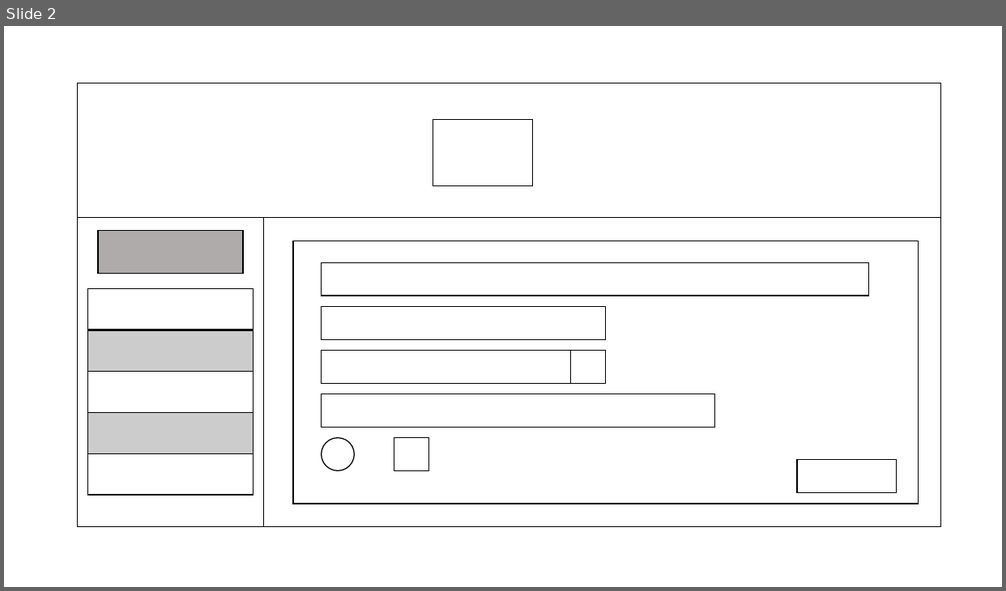
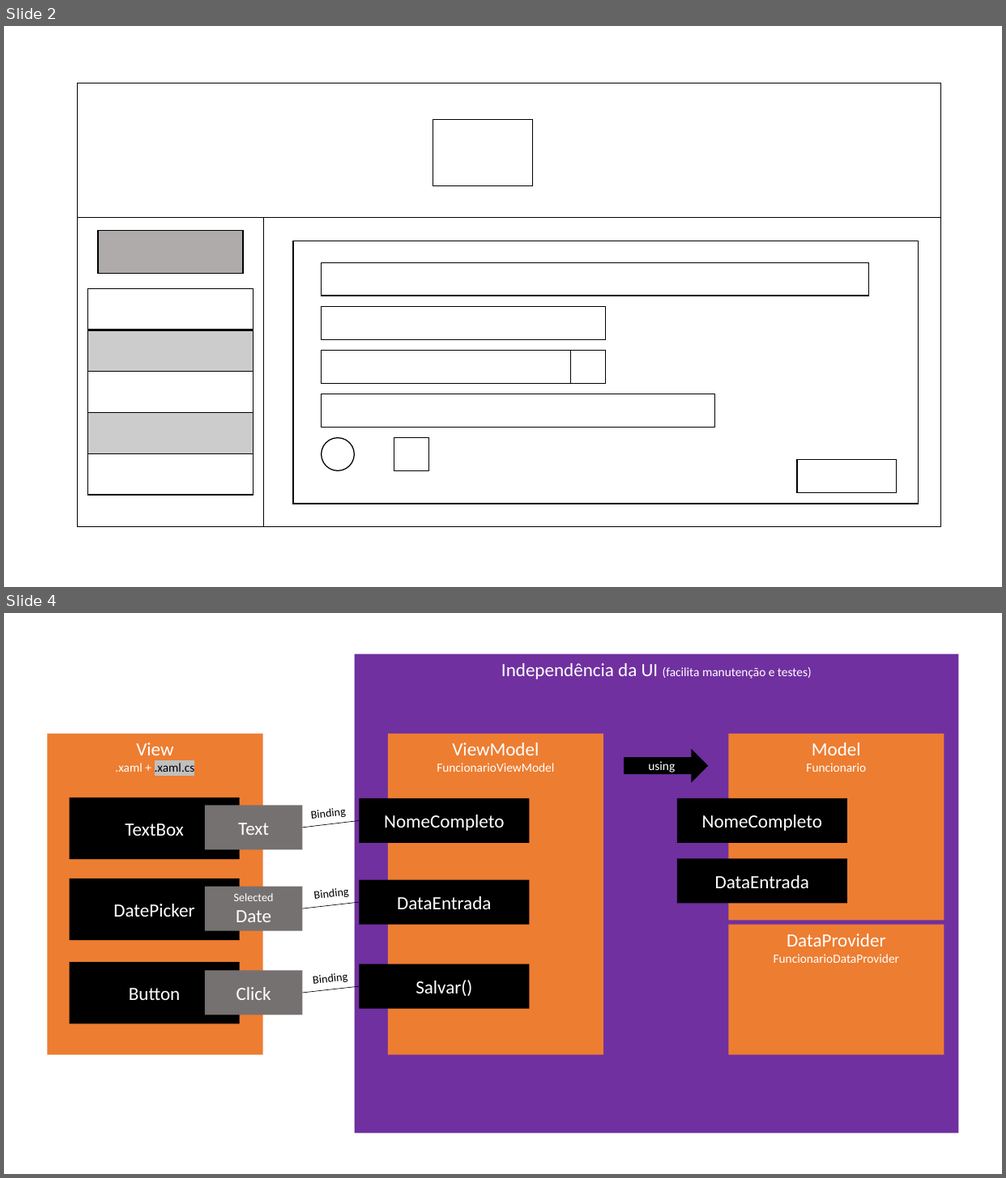
Before and after one commit to thigosilva/gestao_funcionarios_atividade, a slide deck: edu/prototipos/presentation.pptx. Shown one above the other, each under a label of ours: slide 2 before the commit, slides 2 and 4 after it; the slides between them are not shown. The pictures are 1006x591 and 1006x1178 pixels, drawn with LibreOffice and Linux fonts; fonts in the diff are those of the drawing. Boxes give left, top, right and bottom in pixels: in the first picture for what was removed or moved away, otherwise in the second. Text is boxed around its words. In the diff, an @@ line names an element or a change of style, - is before the commit and + after.

```diff
--- a/edu/prototipos/presentation.pptx
+++ b/edu/prototipos/presentation.pptx
@@ slide 4 added at <box>4,613,1002,1174</box>, background #FFFFFF @@
@@ rectangle added at <box>355,654,958,1133</box>, fill #7030A0, 12 pt, text #FFFFFF @@
+Independência da UI (facilita manutenção e testes)
@@ rectangle added at <box>48,734,263,1054</box>, fill #ED7D31, 12 pt, text #FFFFFF @@
+View
+.xaml + .xaml.cs
@@ rectangle added at <box>388,734,603,1054</box>, fill #ED7D31, 12 pt, text #FFFFFF @@
+ViewModel
+FuncionarioViewModel
@@ rectangle added at <box>729,734,944,920</box>, fill #ED7D31, 12 pt, text #FFFFFF @@
+Model
+Funcionario
@@ right arrow added at <box>624,748,709,782</box>, fill #000000, 12 pt, text #FFFFFF @@
+using
@@ rectangle added at <box>359,798,530,844</box>, fill #000000, 18 pt, text #FFFFFF @@
+NomeCompleto
@@ rectangle added at <box>677,798,848,844</box>, fill #000000, 18 pt, text #FFFFFF @@
+NomeCompleto
@@ line added from (303, 828) to (359, 821), #000000 0.5 pt @@
@@ text added at <box>311,808,346,819</box>, 11 pt, text #000000 @@
+Binding
@@ rectangle added at <box>677,858,848,904</box>, fill #000000, 18 pt, text #FFFFFF @@
+DataEntrada
@@ line added from (303, 909) to (359, 902), #000000 0.5 pt @@
@@ text added at <box>314,888,349,899</box>, 11 pt, text #000000 @@
+Binding
@@ rectangle added at <box>359,880,530,925</box>, fill #000000, 18 pt, text #FFFFFF @@
+DataEntrada
@@ rectangle added at <box>729,924,944,1054</box>, fill #ED7D31, 12 pt, text #FFFFFF @@
+DataProvider
+FuncionarioDataProvider
@@ group added at <box>69,798,302,1024</box>: 6 rectangles @@
+TextBox
+DatePicker
+Button
+Text
+Selected
+Date
+Click
@@ text added at <box>313,973,348,984</box>, 11 pt, text #000000 @@
+Binding
@@ rectangle added at <box>359,964,530,1009</box>, fill #000000, 18 pt, text #FFFFFF @@
+Salvar()
@@ line added from (303, 994) to (359, 986), #000000 0.5 pt @@
```
Also in this commit, not shown: 1 other slide added, 15 other files.
